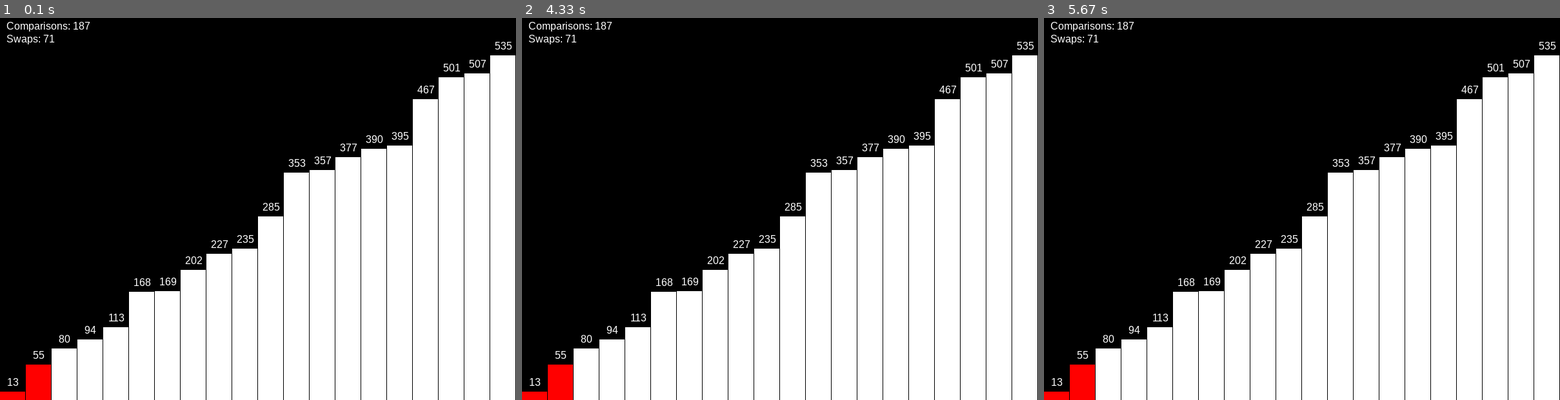
Above: before the commit, frames 1-3 (left to right).
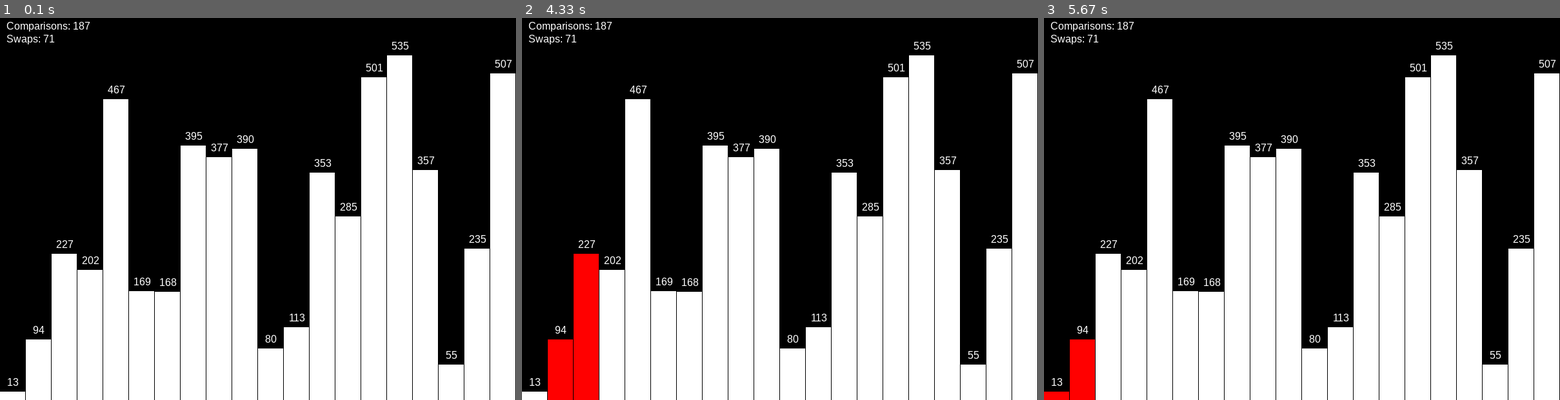
Above: after the commit, the same moments.

Repository: prajithravisankar/Bubble-Sort-Visualization-Pygame-
Game: pygame game, started from bubble_sort_visualization_pygame.py
Two runs of this game, one before a commit and one after it. Both use one fixed random seed, a clock stepped at 60 frames per second and the inputs below.
Inputs:
- Up to frame 1 (0.1 s): no input
- Up to frame 2 (4.33 s): hold Right 0.33-0.8 s; hold Right 0.83-1.3 s; hold Left 1.33-1.87 s; hold Left 1.9-2.3 s; hold Right 2.33-2.97 s; hold Left 3-3.47 s; hold Right 3.5-3.97 s; hold Right from 4 s (still down)
- Up to frame 3 (5.67 s): release Right at 4.47 s; hold Left 4.5-5.03 s; hold Left 5.07-5.47 s; hold Right from 5.5 s (still down)

The runs differ from the first frame. In frame 1, 24% of the frame differs, in the area x 0-100%, y 6-100%; in frame 2, 24%; in frame 3, 23%.

Commit message:
applied sorting steps

Diff:
--- a/bubble_sort_visualization_pygame.py
+++ b/bubble_sort_visualization_pygame.py
@@ -4,26 +4,25 @@
 
 pygame.init()
 
-
-# screen dimensions
+# Screen dimensions
 WIDTH, HEIGHT = 800, 600
 
-# create pygame screen
+# Create Pygame screen
 SCREEN = pygame.display.set_mode((WIDTH, HEIGHT))
 pygame.display.set_caption("Bubble Sort Visualization")
 
-# colors
+# Colors
 WHITE = (255, 255, 255)
 BLACK = (0, 0, 0)
 RED = (255, 0, 0)
 GREEN = (0, 255, 0)
 ORANGE = (255, 165, 0)
 
-# bar-related constants
+# Bar-related constants
 ARRAY_SIZE = 20
 BAR_WIDTH = WIDTH // ARRAY_SIZE
 MAX_HEIGHT = HEIGHT - 50
-SPEED = 250 # initial sorting speed in millisecond
+SPEED = 250  # Initial sorting speed in milliseconds
 
 FONT = pygame.font.SysFont("Arial", 16)
 
@@ -36,7 +35,7 @@
     SCREEN.fill(BLACK)
 
     for index, value in enumerate(array):
-        # determine the color of the bar based on its state
+        # Determine the color of the bar based on its state
         color = WHITE
         if sorted_indices and index in sorted_indices:
             color = GREEN
@@ -45,17 +44,17 @@
         elif comparisons and index in comparisons:
             color = RED
 
-        # position and size of the bar
+        # Position and size of the bar
         bar_rect = pygame.Rect(index * BAR_WIDTH, HEIGHT - value, BAR_WIDTH - 1, value)
-        # draw the bar
+        # Draw the bar
         pygame.draw.rect(SCREEN, color, bar_rect)
 
-        # display number above the bar
+        # Display number above the bar
         number_text = FONT.render(str(value), True, WHITE)
         text_rect = number_text.get_rect(center=(index * BAR_WIDTH + BAR_WIDTH // 2, HEIGHT - value - 15))
         SCREEN.blit(number_text, text_rect)
 
-    # display metrics at the top left corner
+    # Display metrics at the top-left corner
     comparisons_text = FONT.render(f"Comparisons: {comparisons_count}", True, WHITE)
     swaps_text = FONT.render(f"Swaps: {swaps_count}", True, WHITE)
     SCREEN.blit(comparisons_text, (10, 10))
@@ -64,17 +63,16 @@
     pygame.display.flip()
 
 def bubble_sort_step_by_step(array):
-    """Sorts an array using the bubble sort algorithm."""
+    """Sorts an array using the Bubble Sort algorithm and tracks each step."""
     n = len(array)
     steps = []
     comparison_count = 0
     swaps_count = 0
+
     for i in range(n):
-        """outer loop, worst case we have to go through all the elements"""
         swapped = False
         for j in range(0, n - i - 1):
-            """inner loop, we compare adjacent elements and put the larger one at the end"""
-            steps.append(("comparison", j, j + 1))
+            steps.append(("compare", j, j + 1))
             comparison_count += 1
 
             if array[j] > array[j + 1]:
@@ -92,32 +90,59 @@
 
     return steps, comparison_count, swaps_count
 
+def main():
+    global current_step, auto_sort
+
+    # Generate a random array
+    array = generate_random_array(ARRAY_SIZE)
+
+    # Precompute all sorting steps
+    steps, total_comparisons, total_swaps = bubble_sort_step_by_step(array[:])
+
+    # Initialize variables for step-by-step visualization
+    current_step = 0
+    auto_sort = False  # Tracks whether automatic sorting is enabled
+
+    # Visualization loop
+    running = True
+    while running:
+        for event in pygame.event.get():
+            if event.type == pygame.QUIT:
+                running = False
+
+            # Step forward with 'Right Arrow'
+            if event.type == pygame.KEYDOWN and event.key == pygame.K_RIGHT:
+                if current_step < len(steps):
+                    current_step += 1
+
+            # Step backward with 'Left Arrow'
+            if event.type == pygame.KEYDOWN and event.key == pygame.K_LEFT:
+                if current_step > 0:
+                    current_step -= 1
+
+        # Apply steps up to current_step
+        temp_array = array[:]  # Create a copy of the original array
+        comparisons = None
+        swaps = None
+        sorted_indices = set()
+
+        for step in steps[:current_step]:
+            action, *indices = step
+            if action == "compare":
+                comparisons = tuple(indices)
+            elif action == "swap":
+                i, j = indices
+                temp_array[i], temp_array[j] = temp_array[j], temp_array[i]
+                swaps = tuple(indices)
+            elif action == "sorted":
+                sorted_indices.add(indices[0])
+
+        # Draw the bars based on the current step
+        draw_bars(temp_array, comparisons=comparisons, swaps=swaps, sorted_indices=sorted_indices,
+                  comparisons_count=total_comparisons, swaps_count=total_swaps)
+
+    pygame.quit()
+    sys.exit()
 
 if __name__ == "__main__":
-    random_array = generate_random_array(ARRAY_SIZE)
-    print("generated array: ", random_array)
-
-
-    steps, total_comparison, total_swaps = bubble_sort_step_by_step(random_array)
-    print("steps: ", steps)
-    print('\n')
-    print("total comparisons: ", total_comparison)
-    print('\n')
-    print("total swaps: ", total_swaps)
-
-    # testing with single step
-    comparisons = {0, 1}
-    swaps = None
-    sorted_indices = set() # no sorted indices yet
-
-    # draw random bars
-    draw_bars(random_array, comparisons=comparisons, swaps=swaps, sorted_indices=sorted_indices, comparisons_count=total_comparison, swaps_count=total_swaps)
-
-    # keep running until we quit
-    running = True
-    while running:
-        for even in pygame.event.get():
-            if even.type == pygame.QUIT:
-                running = False
-
-    pygame.quit()
+    main()
